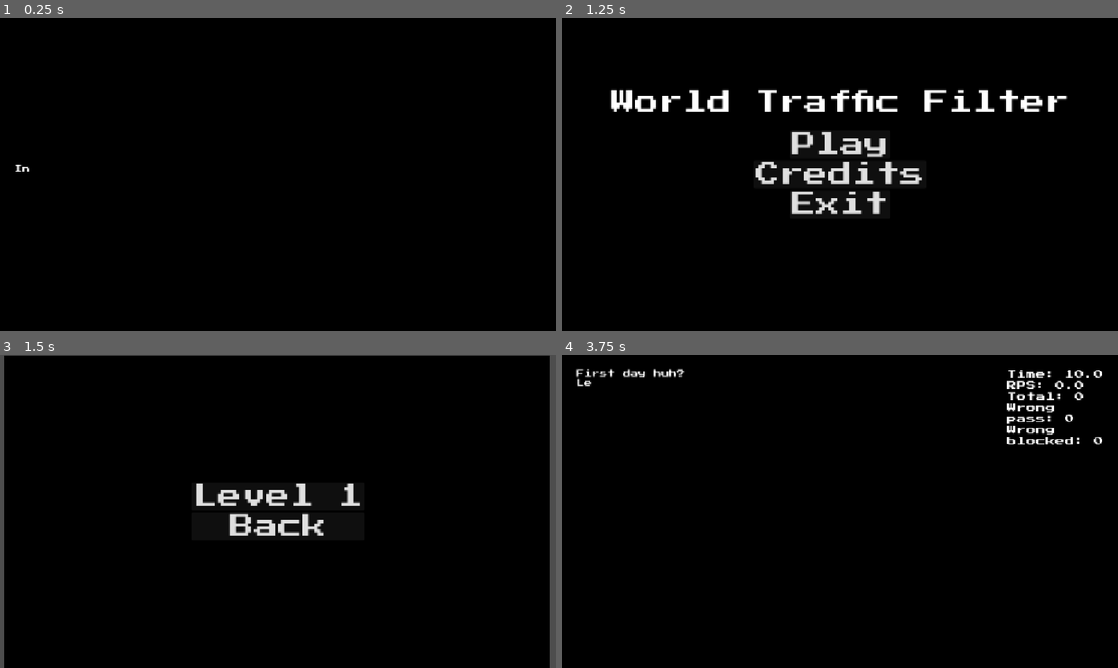
Above: before the commit, frames 1-4 (two rows, left to right).
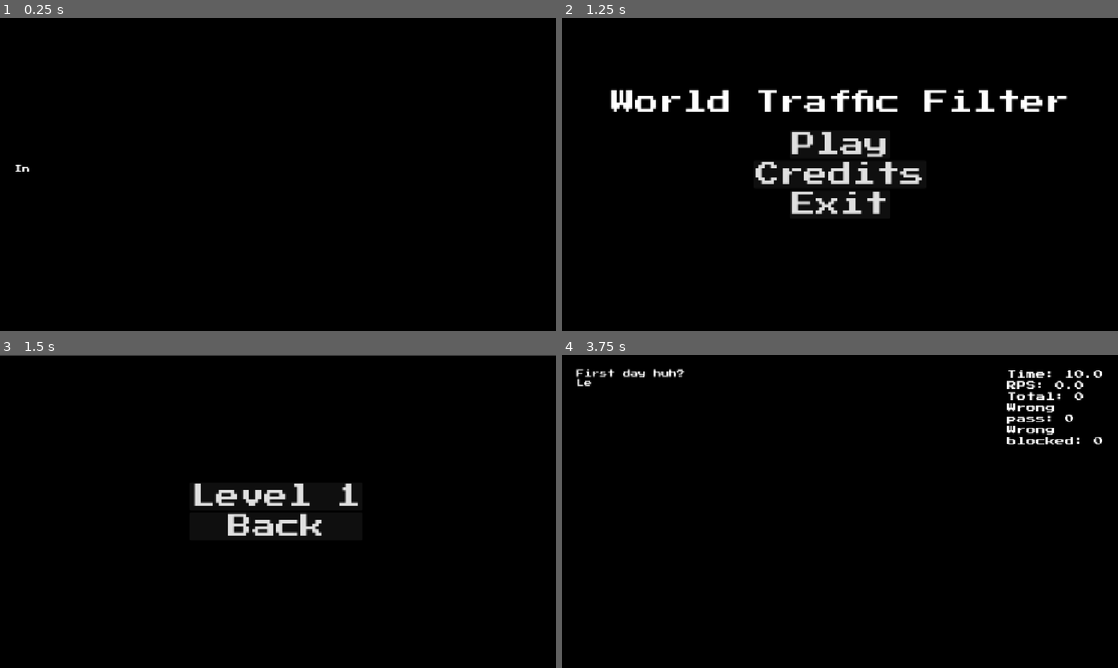
Above: after the commit, the same moments.

Repository: qzmacaos/traffic-filter
Game: Godot game, scene res://scenes/ui/Story.tscn
The game is run twice, just before and just after one commit, with the same random seed, the same clock (stepped at 60 frames per second) and the same inputs.
Inputs:
- Up to frame 1 (0.25 s): no input
- Up to frame 2 (1.25 s): tap Enter (Begin) at 0.5 s; hold Enter (Begin) from 0.53 s (still down)
- Up to frame 3 (1.5 s): release Enter (Begin) at 1.25 s; click "Play" at 1.25 s
- Up to frame 4 (3.75 s): click "Back" at 2 s; click "Play" at 2.75 s; click "Level 1" at 3.5 s

Frames 1-2 are identical in both runs. In frame 3, 2.7% of the frame differs, in the area x 0-100%, y 0-100%; in frame 4, nothing differs.

Commit message:
4.4 -> 4.6

Diff:
--- a/project.godot
+++ b/project.godot
@@ -8,11 +8,15 @@
 
 config_version=5
 
+[animation]
+
+compatibility/default_parent_skeleton_in_mesh_instance_3d=true
+
 [application]
 
 config/name="Traffic Filter"
 run/main_scene="uid://soh55kvdrfht"
-config/features=PackedStringArray("4.4", "Mobile")
+config/features=PackedStringArray("4.6", "Mobile")
 config/icon="res://icon.svg"
 
 [autoload]
--- a/scenes/ui/levels.tscn
+++ b/scenes/ui/levels.tscn
@@ -1,27 +1,28 @@
-[gd_scene load_steps=3 format=3 uid="uid://dwetjwnv3ay8u"]
+[gd_scene format=3 uid="uid://dwetjwnv3ay8u"]
 
 [ext_resource type="Script" uid="uid://wv13prg7wq41" path="res://scenes/ui/Levels.gd" id="1_e6opw"]
 [ext_resource type="FontFile" uid="uid://cqu680hkordic" path="res://resources/PressStart2P-Regular.ttf" id="2_fu2qk"]
 
-[node name="Levels" type="Control"]
+[node name="Levels" type="Control" unique_id=1942067119]
 layout_mode = 3
 anchors_preset = 15
 anchor_right = 1.0
 anchor_bottom = 1.0
+offset_left = -8.0
 grow_horizontal = 2
 grow_vertical = 2
 script = ExtResource("1_e6opw")
 
-[node name="Background" type="ColorRect" parent="."]
-layout_mode = 2
+[node name="Background" type="ColorRect" parent="." unique_id=990201732]
+layout_mode = 0
 offset_left = 9.0
 offset_top = 2.0
-offset_right = 367.0
+offset_right = 375.77213
 offset_bottom = 650.0
 scale = Vector2(3.16, 1)
 color = Color(0, 0, 0, 1)
 
-[node name="MarginContainer" type="MarginContainer" parent="."]
+[node name="MarginContainer" type="MarginContainer" parent="." unique_id=864145329]
 layout_mode = 1
 anchors_preset = 13
 anchor_left = 0.5
@@ -30,17 +31,17 @@
 grow_horizontal = 2
 grow_vertical = 2
 
-[node name="VBoxContainer" type="VBoxContainer" parent="MarginContainer"]
+[node name="VBoxContainer" type="VBoxContainer" parent="MarginContainer" unique_id=377535296]
 layout_mode = 2
 size_flags_vertical = 4
 
-[node name="Level1" type="Button" parent="MarginContainer/VBoxContainer"]
+[node name="Level1" type="Button" parent="MarginContainer/VBoxContainer" unique_id=1543660775]
 layout_mode = 2
 theme_override_fonts/font = ExtResource("2_fu2qk")
 theme_override_font_sizes/font_size = 50
 text = "Level 1"
 
-[node name="Back" type="Button" parent="MarginContainer/VBoxContainer"]
+[node name="Back" type="Button" parent="MarginContainer/VBoxContainer" unique_id=2075077396]
 layout_mode = 2
 theme_override_fonts/font = ExtResource("2_fu2qk")
 theme_override_font_sizes/font_size = 50
